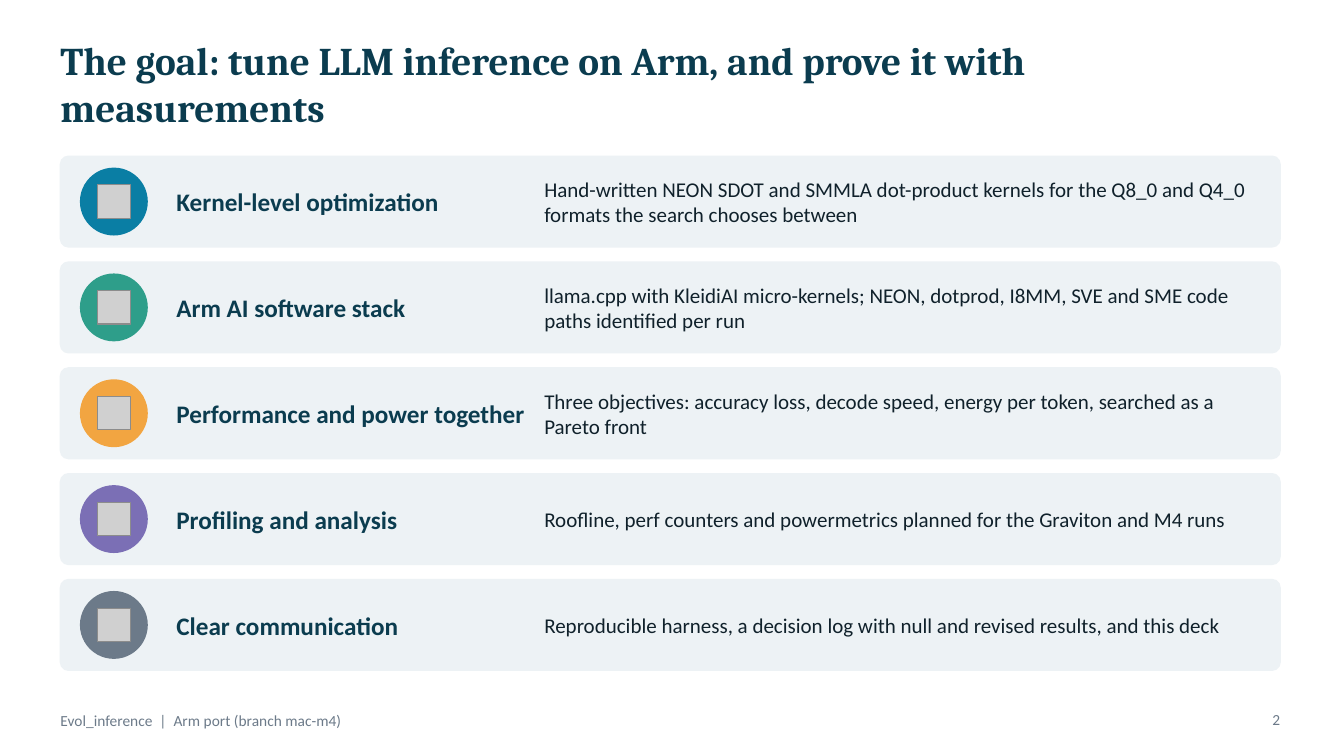
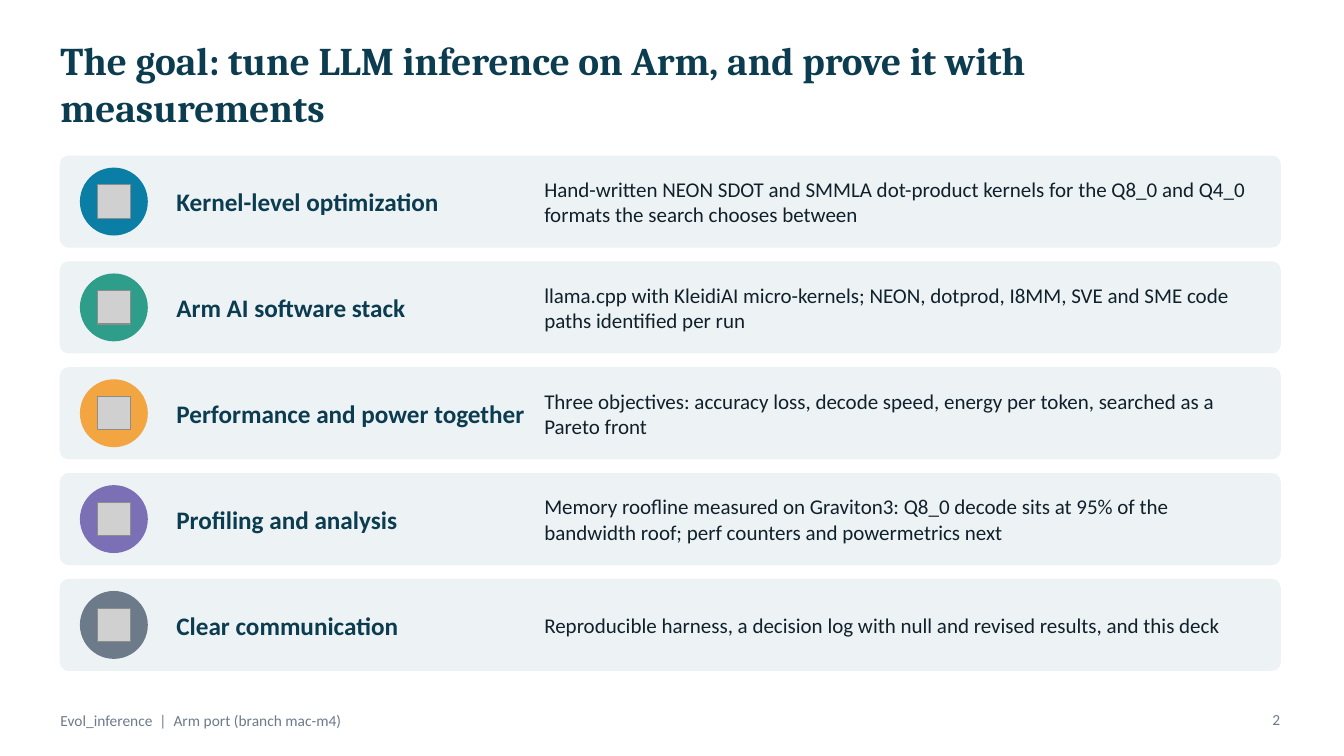
Before and after one commit to npwa/Evol_inference, a slide deck: slide 2 of presentation/Evol_inference_mac-m4.pptx. Drawn at 1344x756 pixels with LibreOffice and Linux fonts; fonts in the diff are those of the drawing; grey boxes stand for pictures. Boxes give left, top, right and bottom in pixels: in the first picture for what was removed or moved away, otherwise in the second. Text is boxed around its words. In the diff, an @@ line names an element or a change of style, - is before the commit and + after.

```diff
--- a/presentation/Evol_inference_mac-m4.pptx
+++ b/presentation/Evol_inference_mac-m4.pptx
@@ text at [544,499,1168,544]: text changed @@
-Roofline, perf counters and powermetrics planned for the Graviton and M4 runs
+Memory roofline measured on Graviton3: Q8_0 decode sits at 95% of the bandwidth roof; perf counters and powermetrics next
```
Also in this commit, not shown: 5 other slides changed, 3 other files.
